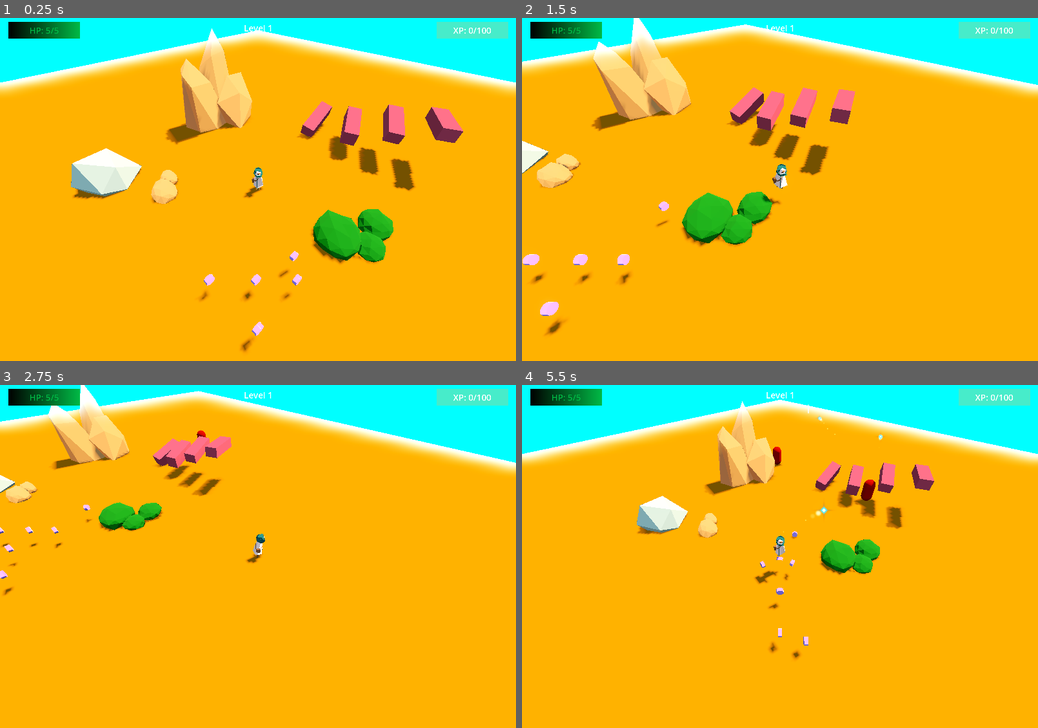
Above: before the commit, frames 1-4 (two rows, left to right).
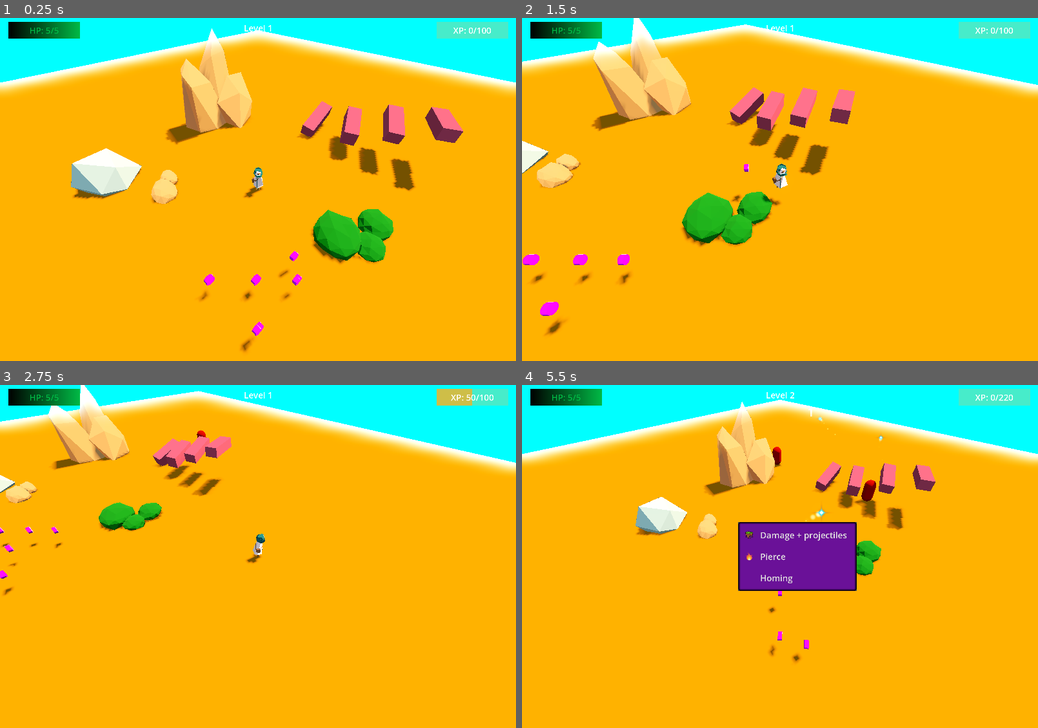
Above: after the commit, the same moments.

Repository: DeepRestGames/EcoDungeon
Game: Godot game, scene res://scenes/PrototypeScene_Weapons_01.tscn
Same seed, same stepped clock (60 frames per second), same inputs: the game is played once before the commit and once after it. A sky picture missing from this copy of the repository is replaced by a grey-blue gradient.
Inputs (mouse positions are in pixels of both pictures, inside the frame that each line leads up to):
- Up to frame 1 (0.25 s): no input
- Up to frame 2 (1.5 s): move the mouse to (893, 172) at 0.52 s; hold D (move_right) 0.53-1.28 s; tap Space (spacebar) at 0.6 s; move the mouse to (676, 206) at 1.27 s; hold S (move_down) from 1.28 s (still down); tap Mouse wheel up (zoom_in) at 1.35 s
- Up to frame 3 (2.75 s): move the mouse to (309, 481) at 2.02 s; release S (move_down) at 2.03 s; hold D (move_right) from 2.03 s (still down); hold Mouse wheel down (zoom_out) from 2.03 s (still down)
- Up to frame 4 (5.5 s): move the mouse to (754, 625) at 2.77 s; release D (move_right) at 2.78 s; release Mouse wheel down (zoom_out) at 2.78 s; hold W (move_up) 2.78-3.53 s; tap Space (spacebar) at 2.85, 5.1 s; move the mouse to (934, 607) at 3.52 s; hold Mouse wheel up (zoom_in) 3.53-4.28 s; hold A (move_left) 3.53-5.03 s; move the mouse to (625, 505) at 4.27 s; tap Mouse wheel down (zoom_out) at 4.35 s; move the mouse to (805, 556) at 5.02 s; hold S (move_down) from 5.03 s (still down)

The runs differ from the first frame. In frame 1, 0.2% of the frame differs, in the area x 39-59%, y 67-93%; in frame 2, 0.5%; in frame 3, 0.5%; in frame 4, 5.8%, in the area x 1-99%, y 2-81%.

Commit message:
Fixed shard collection (now smoother, doesn't stop shard rotation)

Diff:
--- a/scenes/objects/XpPickup.tscn
+++ b/scenes/objects/XpPickup.tscn
@@ -19,13 +19,6 @@
 [sub_resource type="ShaderMaterial" id="ShaderMaterial_4pkx5"]
 render_priority = 0
 shader = ExtResource("2_diwp4")
-shader_parameter/metallic = 0.0
-shader_parameter/roughness = 1.0
-shader_parameter/color = Color(0.560784, 0.482353, 0.968627, 1)
-shader_parameter/specular = Color(0.3, 0.3, 0.3, 0.5)
-shader_parameter/fresnel = Color(0.2, 0.2, 0.2, 0.3)
-shader_parameter/uv_scale = Vector2(1, 1)
-shader_parameter/uv_offset = Vector2(0, 0)
 
 [node name="XpPickup" type="Area3D"]
 collision_layer = 32
--- a/scenes/player/Player.tscn
+++ b/scenes/player/Player.tscn
@@ -377,6 +377,9 @@
 [node name="PlayerExperience" type="Node3D" parent="."]
 script = ExtResource("8_3yik5")
 
+[node name="PickupAttractPoint" type="Node3D" parent="PlayerExperience"]
+transform = Transform3D(1, 0, 0, 0, 1, 0, 0, 0, 1, 0, 0.936002, 0)
+
 [node name="PickupArea" type="Area3D" parent="PlayerExperience"]
 disable_mode = 1
 collision_layer = 2
@@ -429,7 +432,7 @@
 bones/3/rest = Transform3D(1, 0, 0, 0, 1, 0, 0, 0, 1, 0, 1.78706, 0)
 bones/3/enabled = true
 bones/3/position = Vector3(0, 1.78706, 0)
-bones/3/rotation = Quaternion(-0.0512385, 0.00963284, 0.0145678, 0.998534)
+bones/3/rotation = Quaternion(0.0191756, 0.00093658, 0.0014164, 0.999815)
 bones/3/scale = Vector3(1, 1, 1)
 bones/4/name = "upperleg.L"
 bones/4/parent = 0
--- a/scripts/Player/PickupArea.gd
+++ b/scripts/Player/PickupArea.gd
@@ -1,6 +1,7 @@
 extends Area3D
 
 var pull_speed: float = 5.0
+@onready var pickup_attract_point = $"../PickupAttractPoint"
 
 func _physics_process(delta):
 	# Check for loose XP
@@ -8,5 +9,8 @@
 	# If there are
 	if xp_in_range.size() > 0:
 		for shard in xp_in_range:
-			shard.look_at(global_position, Vector3.UP)
-			shard.translate(-delta * pull_speed * transform.basis.z)
+			# Get direction unit vector
+			var dir_vec = (pickup_attract_point.global_position - shard.global_position).normalized()
+			# Move then accelerate shard
+			shard.global_translate(delta * shard.pull_speed * dir_vec)
+			shard.pull_speed += shard.pull_accell
--- a/scripts/objects/XpPickup.gd
+++ b/scripts/objects/XpPickup.gd
@@ -2,6 +2,8 @@
 
 
 const XP_GRANTED: float = 50
+var pull_speed: float = 5.0
+var pull_accell: float = 0.1
 
 func _physics_process(_delta):
 	rotate_y(deg_to_rad(3))
